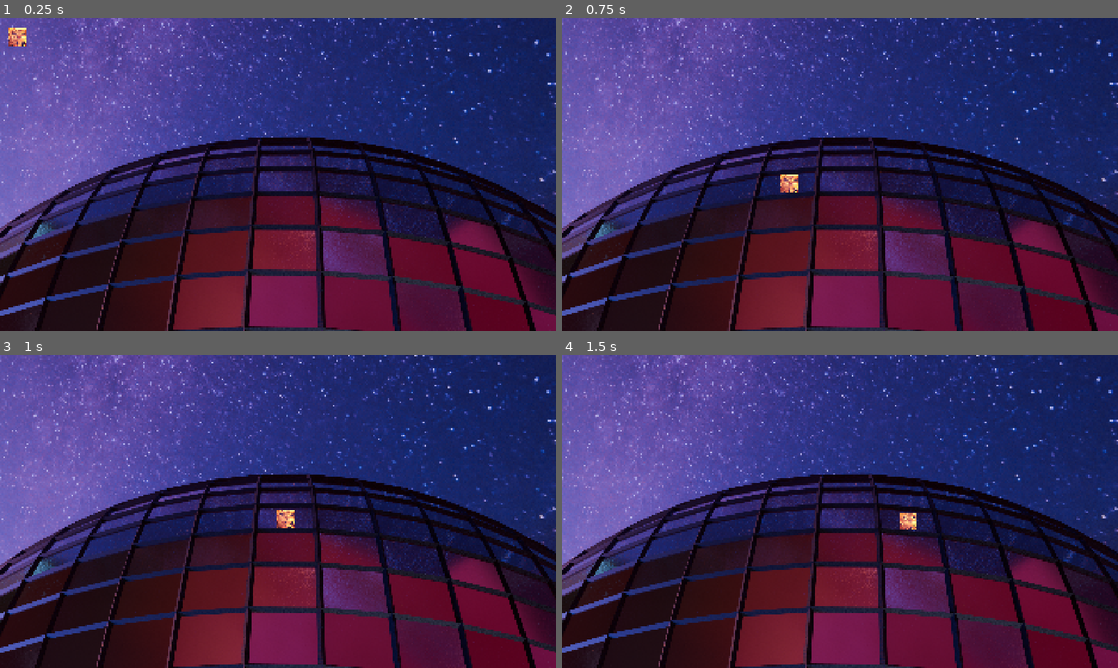
Above: before the commit, frames 1-4 (two rows, left to right).
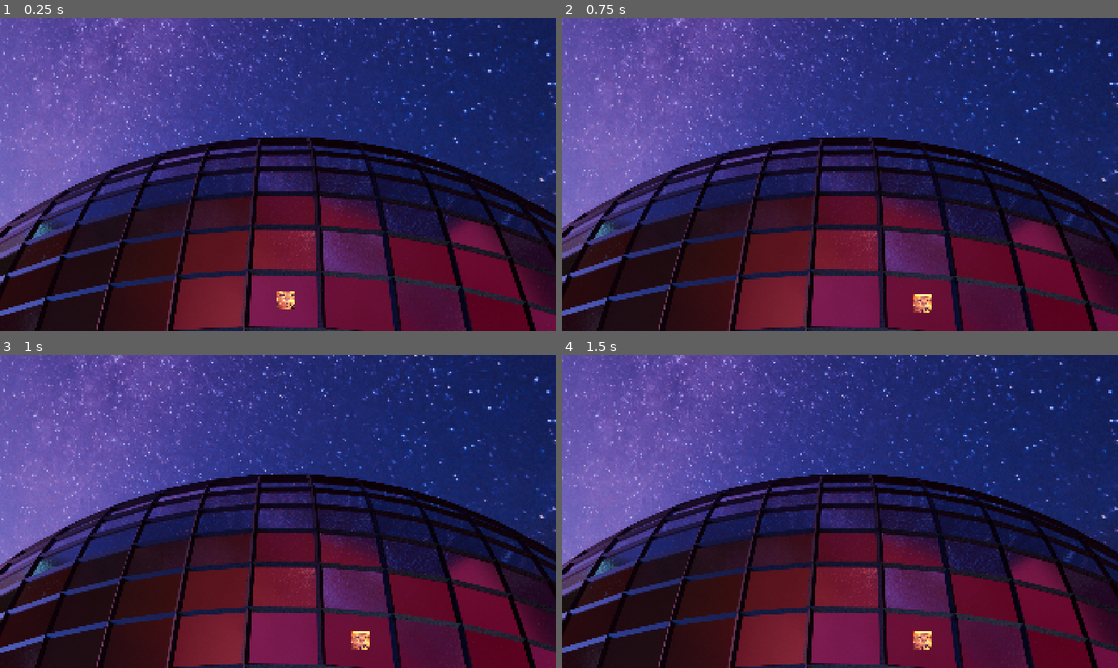
Above: after the commit, the same moments.

Repository: adevcat/hackmidwest26
Game: Godot game, scene res://scenes/DiscoStage.tscn
The game is run twice, just before and just after one commit, with the same random seed, the same clock (stepped at 60 frames per second) and the same inputs. Sound files missing from this copy of the repository are replaced by a short silence.
Inputs:
- Up to frame 1 (0.25 s): no input
- Up to frame 2 (0.75 s): tap Enter at 0.5 s; hold D (move_right) from 0.53 s (still down); tap C (clap) at 0.6 s
- Up to frame 3 (1 s): keep holding D (move_right)
- Up to frame 4 (1.5 s): release D (move_right) at 1.28 s; hold S (move_down) from 1.28 s (still down); tap X (snare) at 1.35 s

The runs differ from the first frame. In frame 1, 0.4% of the frame differs, in the area x 1-53%, y 3-94%; in frame 2, 0.4%, in the area x 39-67%, y 50-95%; in frame 3, 0.4%; in frame 4, 0.4%.
Error before the commit: Invalid access to property or key 'item_hit' on a base object of type 'Node2D'. (res://scripts/player.gd:21)

Commit message:
remove missing dependency warning

Diff:
--- a/scenes/AudioManager.tscn
+++ b/scenes/AudioManager.tscn
@@ -1,7 +1,7 @@
 [gd_scene format=3 uid="uid://bg1rqu7150mav"]
 
 [ext_resource type="Script" uid="uid://cl7s4au36hm8w" path="res://scripts/audiomanager.gd" id="1_4tesi"]
-[ext_resource type="AudioStream" uid="uid://dqwnjsfpr1mbr" path="res://audio/gg fuckin ez  ദ്ദി(˵ •̀ ᴗ - ˵ ) ✧.mp3" id="2_v6v0x"]
+[ext_resource type="AudioStream" uid="uid://cs8x808pv47d1" path="res://audio/woodblock_bg.wav" id="4_3dgps"]
 
 [sub_resource type="AudioStreamWAV" id="AudioStreamWAV_mqpe5"]
 
@@ -13,7 +13,7 @@
 script = ExtResource("1_4tesi")
 
 [node name="BG" type="AudioStreamPlayer" parent="." unique_id=1686266783]
-stream = ExtResource("2_v6v0x")
+stream = ExtResource("4_3dgps")
 
 [node name="AudioStreamPlayer" type="AudioStreamPlayer" parent="." unique_id=960210267]
 stream = SubResource("AudioStreamWAV_mqpe5")
--- a/scripts/audiomanager.gd
+++ b/scripts/audiomanager.gd
@@ -1,5 +1,5 @@
 extends Node
-@export var BPM: float = 150.70
+@export var BPM: float = 135
 @export var BEATS_PER_MEASURE: int = 4
 @export var BEAT_VALUE = 1
 @export var MEASURES: int = 2
--- a/scripts/player.gd
+++ b/scripts/player.gd
@@ -17,8 +17,8 @@
 var to_move = false
 var screen_size # Size of the game window.
 func _ready() -> void:
-	print(get_parent().get_children())
-	get_parent().item_hit.connect(_on_item_hit)
+#	print(get_parent().get_children())
+#	get_parent().item_hit.connect(_on_item_hit)
 	screen_size = get_viewport_rect().size
 	col = 2
 	row = 3
